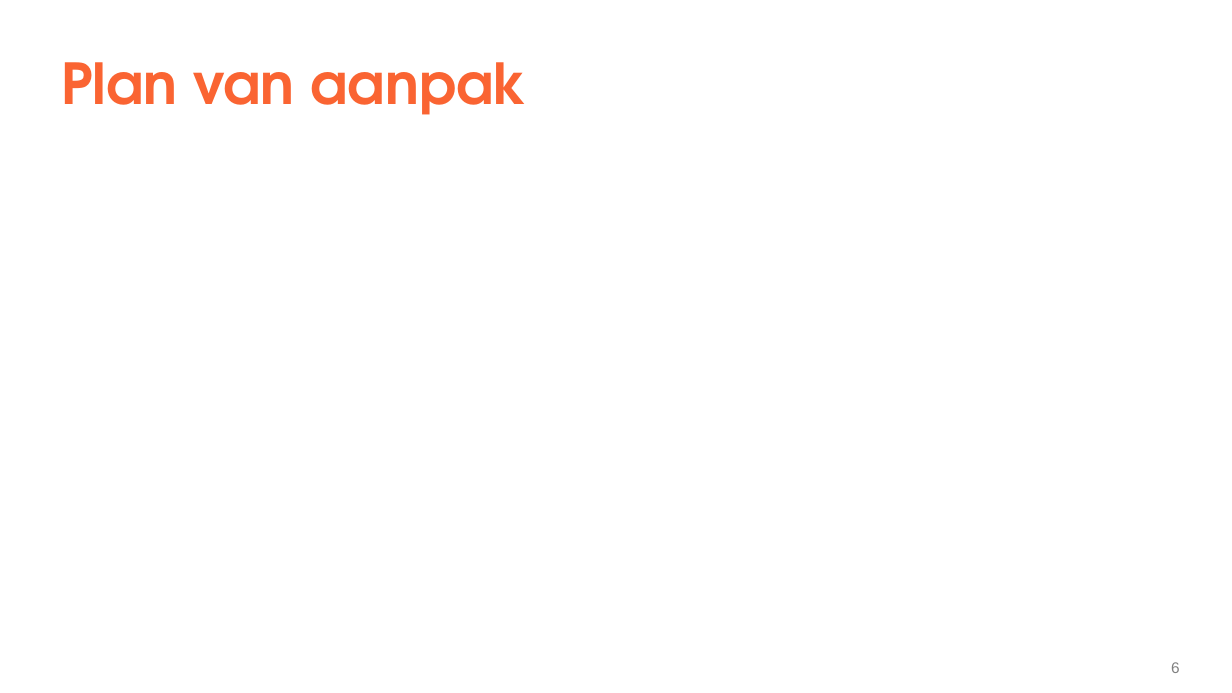
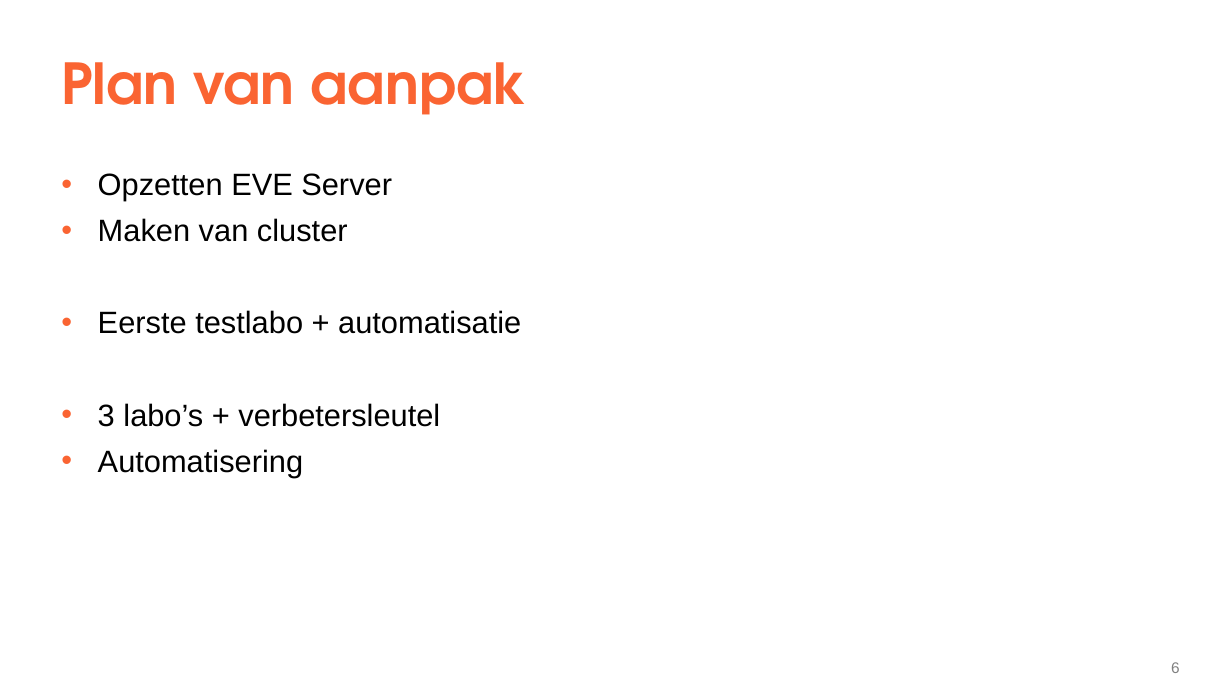
Before and after one commit to YenteLens/ylbachelorproef, a slide deck: slide 6 of Tussentijds-presentatie.pptx. Drawn at 1232x693 pixels with LibreOffice and Linux fonts; fonts in the diff are those of the drawing. Boxes give left, top, right and bottom in pixels: in the first picture for what was removed or moved away, otherwise in the second. Text is boxed around its words. In the diff, an @@ line names an element or a change of style, - is before the commit and + after.

Commit message:
Added titles/bulletpoints

```diff
--- a/Tussentijds-presentatie.pptx
+++ b/Tussentijds-presentatie.pptx
@@ text added at (98,173,521,477), 24 pt, text #000000 @@
+  • Opzetten EVE Server
+  • Maken van cluster
+  • Eerste testlabo + automatisatie
+  • 3 labo’s + verbetersleutel
+  • Automatisering
```
Also in this commit, not shown: 4 other slides changed.
